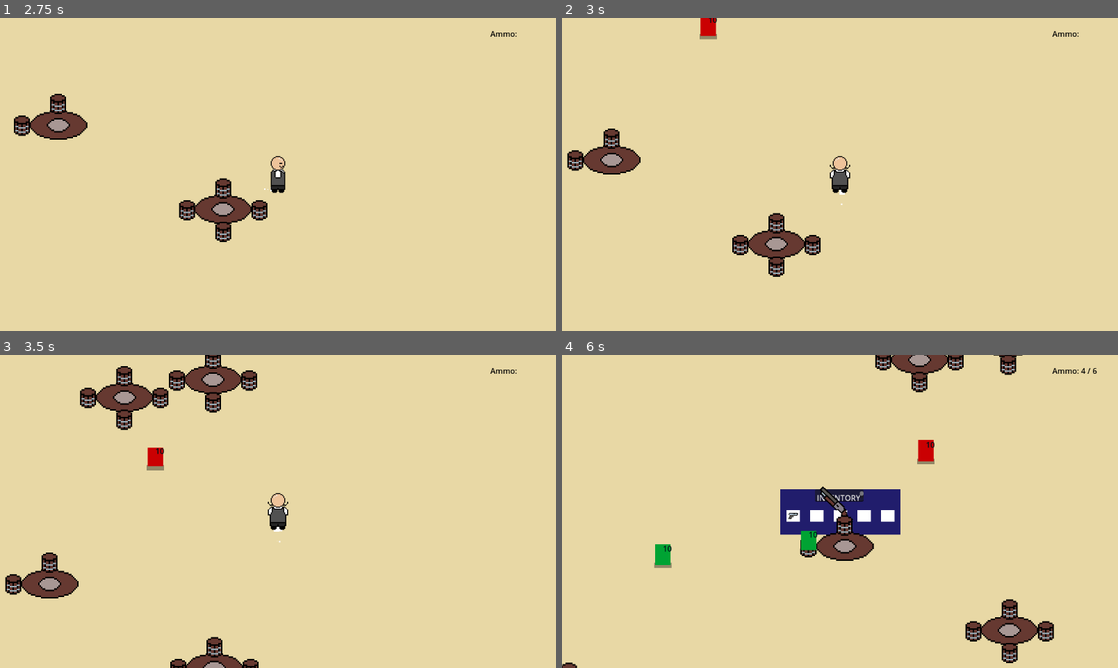
Above: before the commit, frames 1-4 (two rows, left to right).
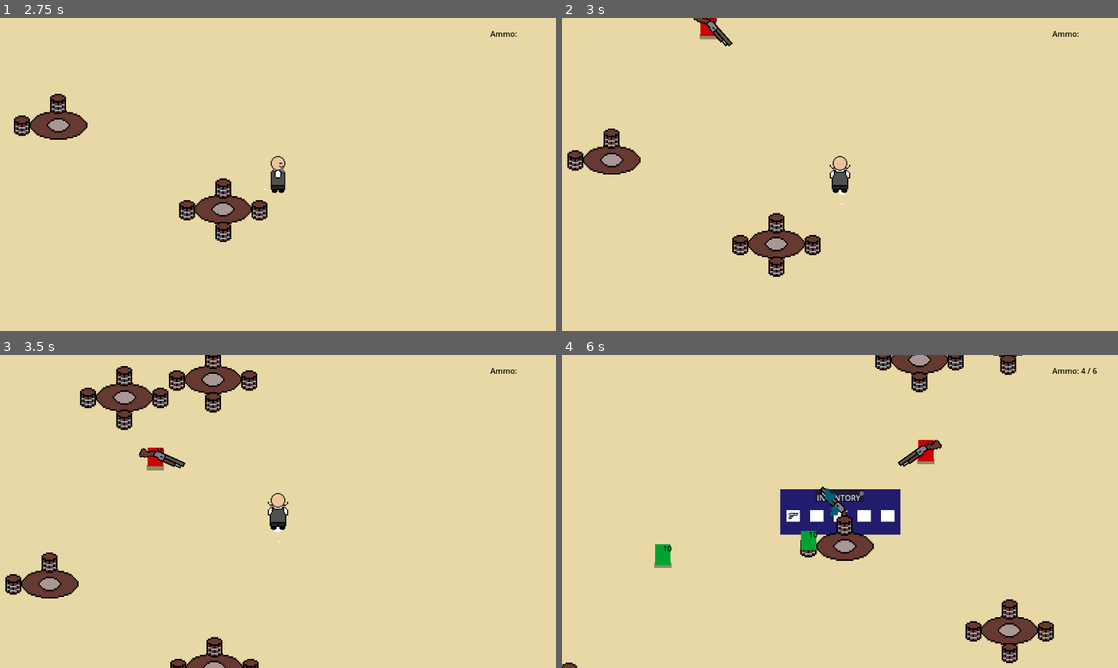
Above: after the commit, the same moments.

Repository: macgrubbers/Pizza-Shooty
Game: Godot game, scene res://scenes/game.tscn
The game is run twice, just before and just after one commit, with the same random seed, the same clock (stepped at 60 frames per second) and the same inputs. Sound files missing from this copy of the repository are replaced by a short silence.
Inputs (mouse positions are in pixels of both pictures, inside the frame that each line leads up to):
- Up to frame 1 (2.75 s): tap Enter at 0.5 s; move the mouse to (400, 158) at 0.52 s; hold D (move_right) 0.53-1.28 s; click (400, 158) at 0.6 s; move the mouse to (166, 190) at 1.27 s; hold S (move_down) 1.28-2.03 s; click (166, 190) at 1.35 s; move the mouse to (333, 105) at 2.02 s; hold D (move_right) from 2.03 s (still down); tap 1 (spawn_customer) at 2.1 s; click (333, 105) at 2.3 s
- Up to frame 2 (3 s): move the mouse to (812, 237) at 2.77 s; release D (move_right) at 2.78 s; hold W (move_up) from 2.78 s (still down); tap 2 (spawn_enemy) at 2.85 s
- Up to frame 3 (3.5 s): keep holding W (move_up); click (250, 574) at 3.05 s
- Up to frame 4 (6 s): move the mouse to (1006, 558) at 3.52 s; release W (move_up) at 3.53 s; hold A (move_left) 3.53-5.03 s; tap 3 (spawn_pickup) at 3.6 s; click (1006, 558) at 3.8 s; tap I (open_inventory) at 4.15 s; move the mouse to (673, 464) at 4.27 s; click (673, 464) at 4.35 s; tap R (reload) at 4.9 s; move the mouse to (867, 511) at 5.02 s; hold S (move_down) 5.03-5.78 s; click (867, 511) at 5.1 s; move the mouse to (756, 433) at 5.77 s; hold D (move_right) from 5.78 s (still down); tap 1 (spawn_customer) at 5.85 s

Frame 1 is identical in both runs. In frame 2, 0.2% of the frame differs, in the area x 23-31%, y 0-10%; in frame 3, 0.2%; in frame 4, 0.3%, in the area x 47-69%, y 26-52%.

Commit message:
enemies can kill

Diff:
--- a/scenes/PlayerInventory.gd
+++ b/scenes/PlayerInventory.gd
@@ -51,7 +51,6 @@
 
 	# First, search for empty spots
 	for slotIndex in range(inventoryArray.size(),0,-1):
-		print(slotIndex)
 		if ( inventoryArray[slotIndex-1].is_empty ):
 			returnIndex = slotIndex-1
 
--- a/scenes/Projectiles/bullet.tscn
+++ b/scenes/Projectiles/bullet.tscn
@@ -7,6 +7,7 @@
 size = Vector2(5.8, 4)
 
 [node name="Bullet" type="Area2D" groups=["bullet"]]
+z_index = 6
 collision_layer = 16
 collision_mask = 43
 script = ExtResource("1_ax7p3")
--- a/scripts/Base Classes/gun.gd
+++ b/scripts/Base Classes/gun.gd
@@ -30,26 +30,26 @@
 	add_child(reloadTimer)
 
 
-# Called every frame. 'delta' is the elapsed time since the previous frame.
-func _process(delta):
-	pass
-
 func _physics_process(delta):
-	if Input.is_action_just_pressed("shot"):
-		shoot(delta)
-	if Input.is_action_just_pressed("reload"):
-		reload()
+	if ( get_parent().is_in_group("player") ):
+		if Input.is_action_just_pressed("shot"):
+			shoot()
+		if Input.is_action_just_pressed("reload"):
+			reload()
 
 
 
-func shoot(delta):
+func shoot():
 	if (currentAmmo != 0):
 		if (!reloadTimer.is_stopped()):
 			reloadTimer.stop()
 		# Shoot bullets per shot
 		for n in range(bulletsPerShot):
 			var bullet = bullet_scene.instantiate()
-			bullet.setup(bulletSpawnPoint.global_transform)
+			var parentLayer = 1
+			if ( get_parent().is_in_group("enemy") ):
+				parentLayer = 4
+			bullet.setup(bulletSpawnPoint.global_transform, parentLayer)
 
 			# Give all shots randomness in spread and velocity
 			var rot = bullet.get_rotation()
@@ -70,7 +70,6 @@
 
 
 func _on_reload_timer_timeout():
-	print("Reloaded!")
 	currentAmmo = maxAmmo
 	reloadTimer.stop()
 
--- a/scripts/Projectiles/baseBullet.gd
+++ b/scripts/Projectiles/baseBullet.gd
@@ -10,10 +10,12 @@
 func _physics_process(delta):
 	position += transform.x * speed * delta
 
-func setup(trans: Transform2D):
+func setup(trans: Transform2D, parentLayer: int):
+	set_collision_mask_value(parentLayer,false)
 	transform = trans
 
 func _on_body_entered(body):
+	print(body)
 	if body.is_in_group("enemy"):
 		body.get_hit(damage, global_transform)
 
--- a/scripts/Weapons/shotgun.gd
+++ b/scripts/Weapons/shotgun.gd
@@ -33,12 +33,11 @@
 func _process(delta):
 	pass
 
-func shoot(delta):
+func shoot():
 	if (!isBetweenShots):
-		super(delta)
+		super()
 		isBetweenShots = true
 		betweenShotsTimer.start()
-		print(betweenShotsTimer.is_stopped())
 	else:
 		print("click!")
 
--- a/scripts/customer.gd
+++ b/scripts/customer.gd
@@ -85,5 +85,4 @@
 
 func sit(chairPos: Vector2):
 	position = chairPos
-	print(position)
 	is_sitting = true
--- a/scripts/enemy.gd
+++ b/scripts/enemy.gd
@@ -13,9 +13,28 @@
 @onready var animation_tree: AnimationTree = $AnimationTree
 @onready var damage_text: Label = $DamageTextContainer/DamageText
 @onready var blood_particle = preload("res://scenes/blood_particle.tscn")
+@onready var pistol_scene = preload("res://scenes/Weapons/pistol.tscn")
+@onready var shotgun_scene = preload("res://scenes/Weapons/shotgun.tscn")
+
+var rightHand
+var shootTimer: Timer
+var timeBetweenShots = randf_range(1,4)
 
 func _ready():
 	damage_text.visible = false
+	var enemyGun = pistol_scene.instantiate()
+	if ( randi_range(0,1) == 1):
+		enemyGun = shotgun_scene.instantiate()
+	add_child(enemyGun)
+	rightHand = enemyGun
+
+	#temporary, shoot at random intervals
+	shootTimer = Timer.new()
+	shootTimer.set_one_shot(true)
+	shootTimer.connect("timeout", _on_between_shots_timeout)
+	shootTimer.set_wait_time(timeBetweenShots)
+	add_child(shootTimer)
+	shootTimer.start()
 
 func setup(pos: Vector2, _player: CharacterBody2D):
 	position = pos
@@ -28,12 +47,15 @@
 	push_back(delta)
 	move_and_slide()
 
+	# TODO: check if holding weapon
+	aim_and_shoot()
+
 func get_hit(damage: int, bullet_trans: Transform2D):
 	health -= damage
 	damage_text.text = str(damage)
 	animation_tree['parameters/conditions/is_damaged'] = true
 	if health <= 0:
-		animation_tree['parameters/conditions/is_destroyed'] = true
+		destroy()
 	# Bleeding effect
 	var bleeding_effect = blood_particle.instantiate()
 	get_tree().root.add_child(bleeding_effect)
@@ -62,3 +84,13 @@
 	elif anim_name == "destroy":
 		animation_tree['parameters/conditions/is_destroyed'] = false
 		destroy()
+
+func aim_and_shoot():
+	rightHand.look_at(player.position)
+	rightHand.flip()
+
+func _on_between_shots_timeout():
+	print("Timeout!")
+	rightHand.shoot()
+	timeBetweenShots = randf_range(1,4)
+	shootTimer.start()
Not shown, added: .gitignore
